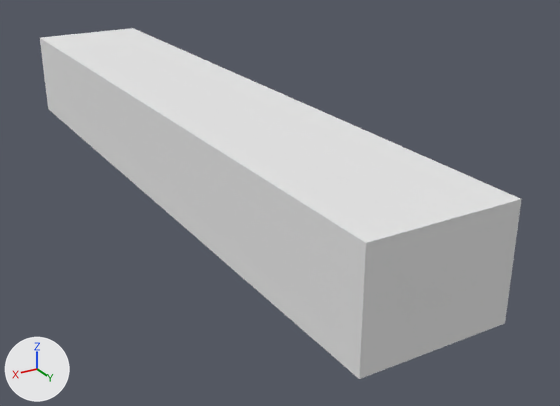
The Blender file resources/assets/projectred/textures/obj/wiring/insulatedwire.blend, before and after one commit.
The view is the same before and after, from a camera (50 mm lens) standing at (0.62, 1.321, 0.579) and looking at (-0.102, 0.119, -0.022). Lighting does not change. The marker at lower left points along +X, +Y and +Z.

Names of what the first picture shows: 'center_PN', 'inin_N', 'inin_P', 'insideconnector_N', 'insideconnector_P', 'outsideconnector_N', 'outsideconnector_P'.
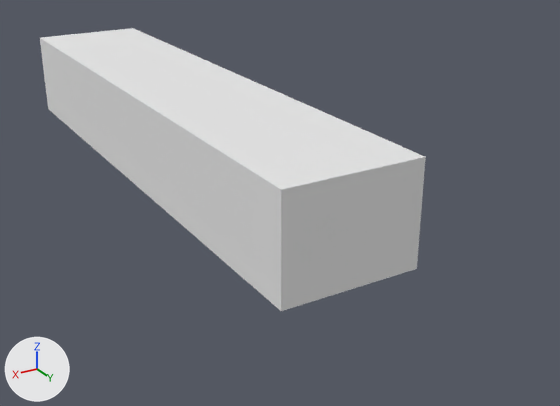
The change, as a diff of the scene's bpy script:
```diff
--- a/resources/assets/projectred/textures/obj/wiring/insulatedwire.blend.py
+++ b/resources/assets/projectred/textures/obj/wiring/insulatedwire.blend.py
@@ ob_outsideconnector_p @@
 ob_outsideconnector_p.scale = (0.5, 0.5, 0.5)
+ob_outsideconnector_p.hide_viewport = True
```

Changed parts and their boxes (x1, y1, x2, y2) in the pictures (560 x 406 px):
'outsideconnector_P', hidden
    before: (281, 157, 522, 379)
